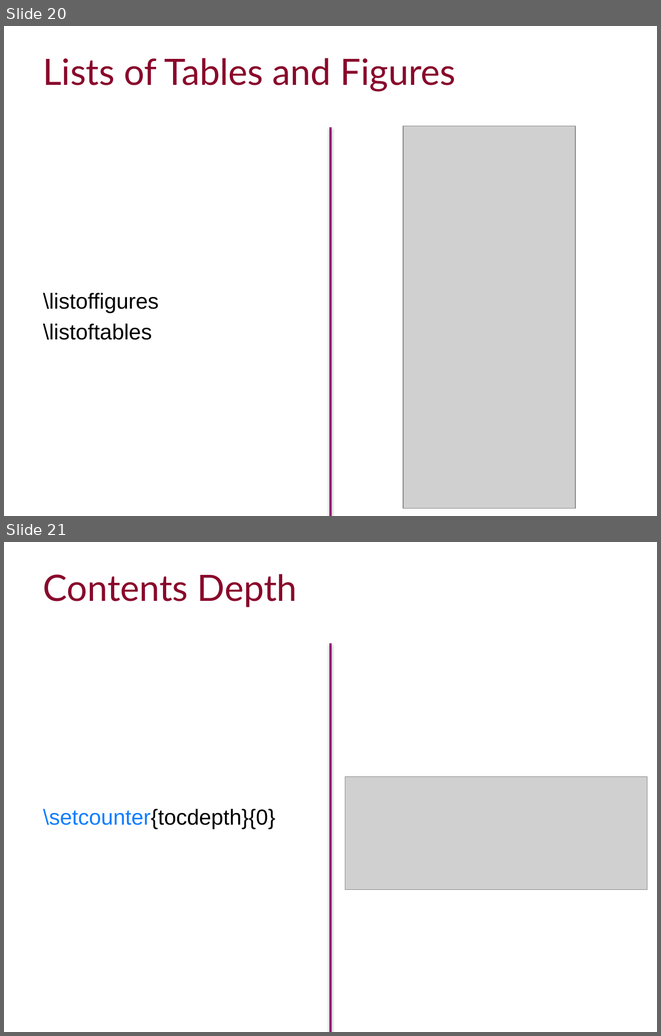
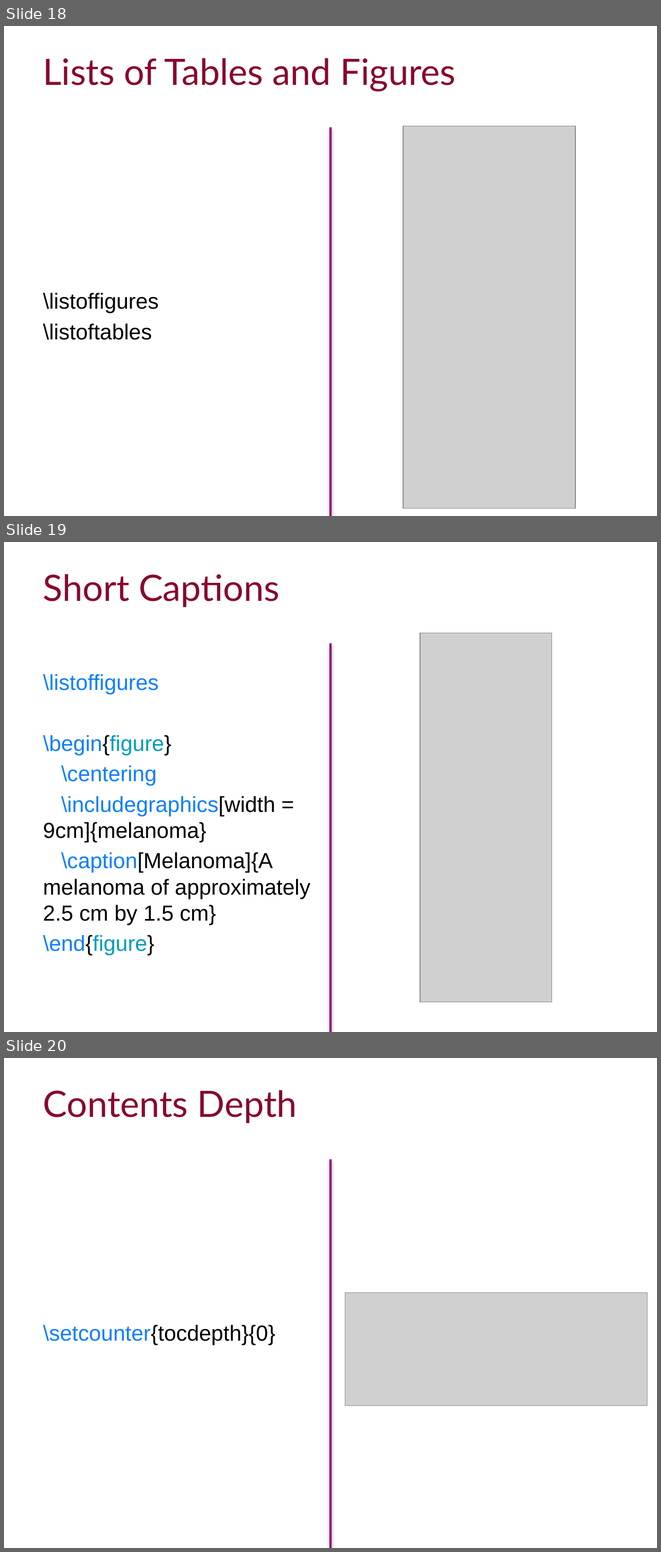
Before and after one commit to ImperialCollegeLondon/RCDS-writing-theses-in-latex, a slide deck: Writing Theses in Latex Slides.pptx. Shown one above the other, each under a label of ours: slides 20 and 21 before the commit, slides 18, 19 and 20 after it. The pictures are 661x1036 and 661x1552 pixels, drawn with LibreOffice and Linux fonts; fonts in the diff are those of the drawing; grey boxes stand for pictures; background and template pictures are left out. Boxes give left, top, right and bottom in pixels: in the first picture for what was removed or moved away, otherwise in the second. Text is boxed around its words. In the diff, an @@ line names an element or a change of style, - is before the commit and + after.

```diff
--- a/Writing Theses in Latex Slides.pptx
+++ b/Writing Theses in Latex Slides.pptx
@@ slide 19 added at box(4, 542, 657, 1032), background #FFFFFF @@
@@ title added at box(43, 574, 280, 607), 40 pt, text #89092B @@
+Short Captions
@@ picture added at box(420, 633, 552, 1002) @@
@@ line added from (330, 643) to (330, 1032), #960078 2 pt @@
@@ text added at box(43, 674, 310, 955), 24 pt, text #000000 @@
+\listoffigures
+\begin{figure}
+\centering
+\includegraphics[width = 9cm]{melanoma}
+\caption[Melanoma]{A melanoma of approximately 2.5 cm by 1.5 cm}
+\end{figure}
@@ what was slide 20 is now slide 18 @@
@@ what was slide 21 is now slide 20 @@
```
Also in this commit, not shown: 10 slides changed, 4 slides removed, 3 other files.
